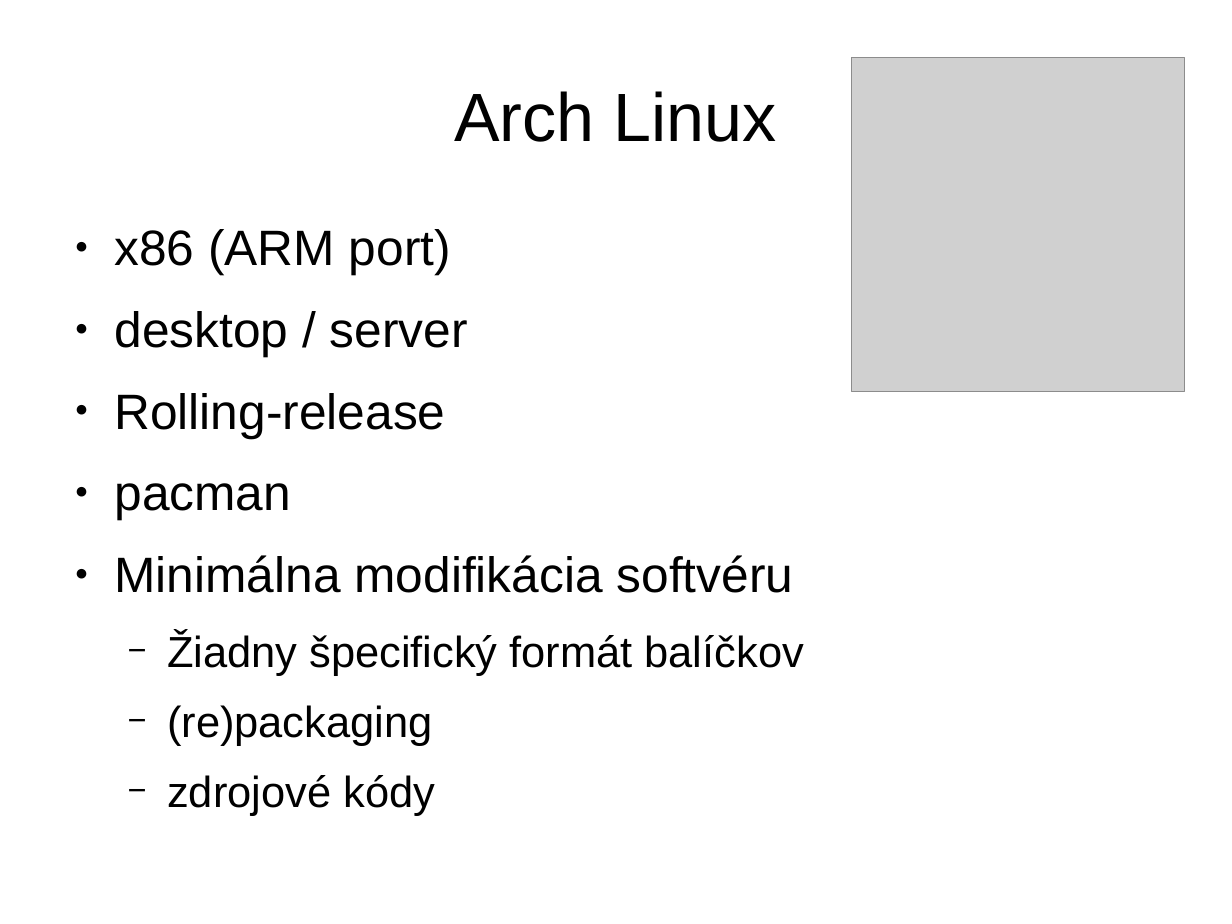
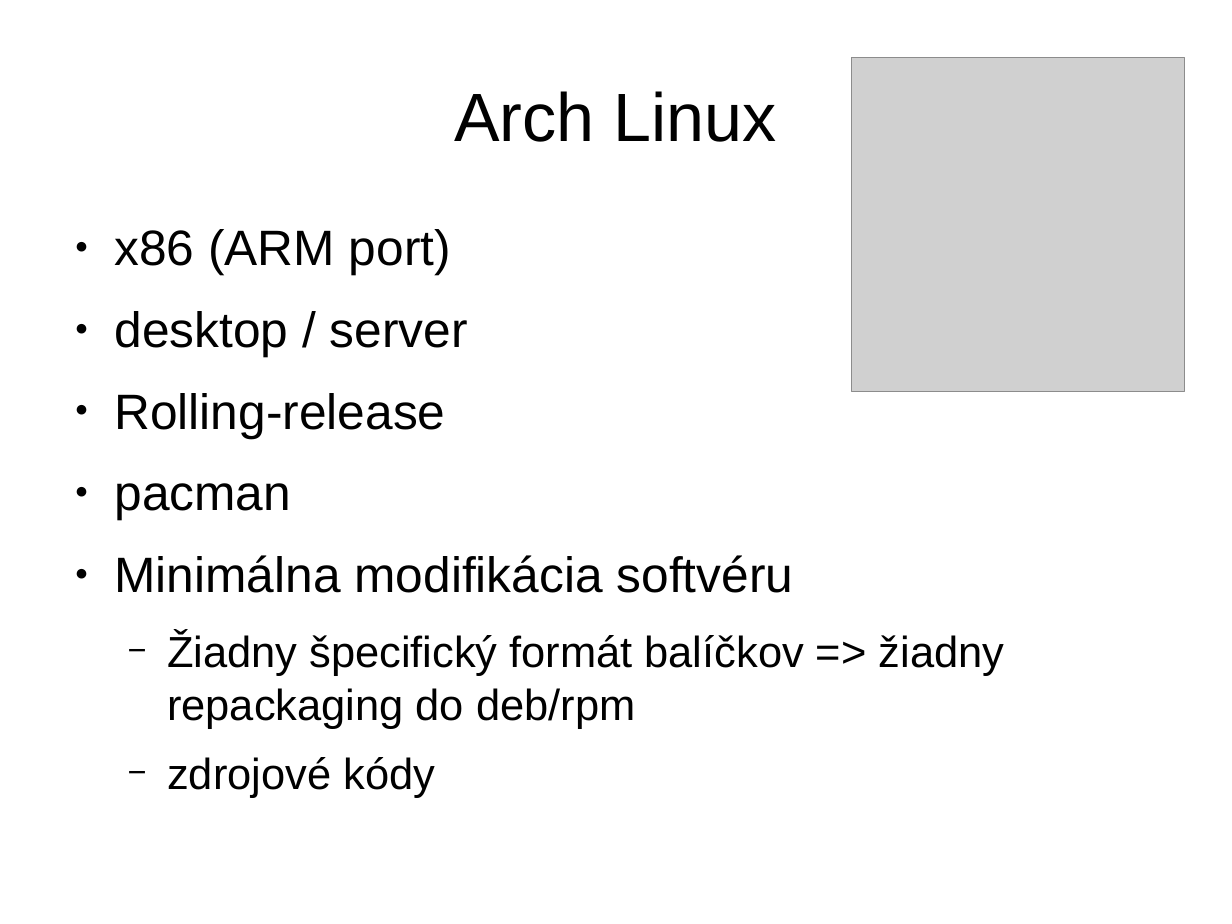
Before and after one commit to radi42/FRI, a slide deck: slide 2 of Ing/2.semester/UNIX/Sisila_Andrej_Instalacia_Arch_Linux.odp. Drawn at 1232x924 pixels with LibreOffice and Linux fonts; fonts in the diff are those of the drawing; grey boxes stand for pictures. Boxes give left, top, right and bottom in pixels: in the first picture for what was removed or moved away, otherwise in the second. Text is boxed around its words. In the diff, an @@ line names an element or a change of style, - is before the commit and + after.

```diff
--- a/Ing/2.semester/UNIX/Sisila_Andrej_Instalacia_Arch_Linux.odp
+++ b/Ing/2.semester/UNIX/Sisila_Andrej_Instalacia_Arch_Linux.odp
@@ text at <box>167,632,1005,729</box>: text changed @@
-  − Žiadny špecifický formát balíčkov
-  − (re)packaging
+  − Žiadny špecifický formát balíčkov => žiadny repackaging do deb/rpm
```
Also in this commit, not shown: 17 other slides changed, 31 slides added, 1 slide removed.
